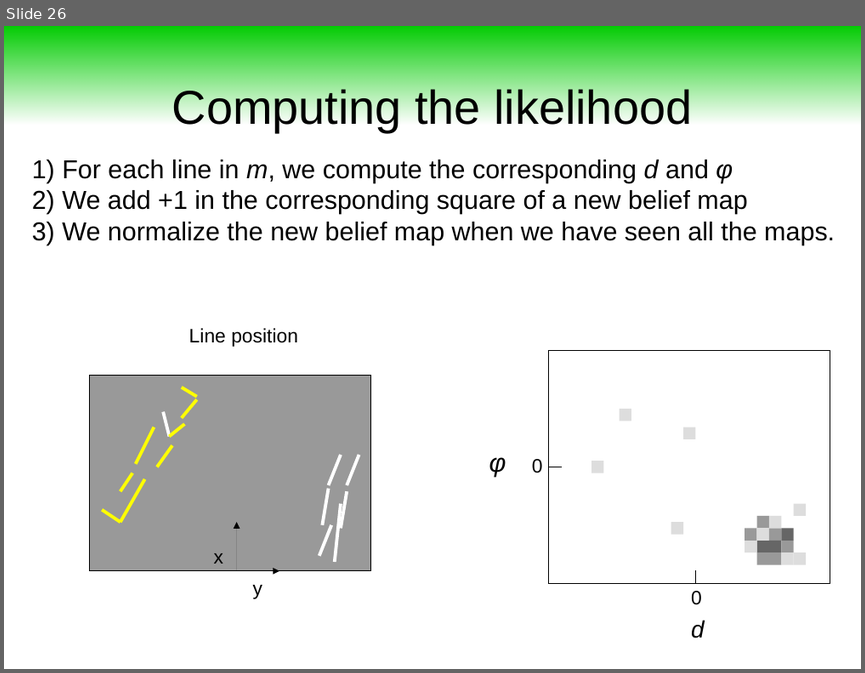
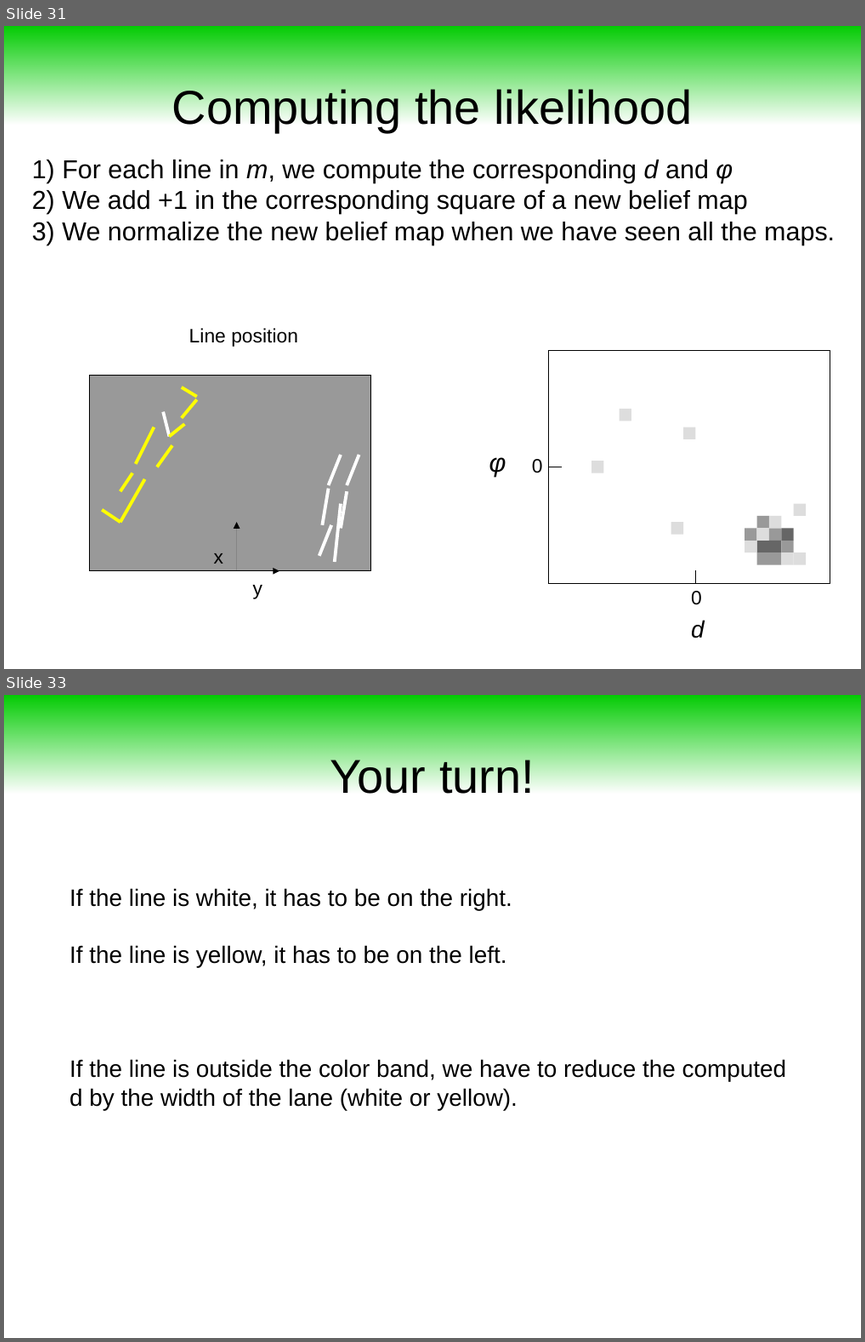
Before and after one commit to maivincent/MISE_presentations, a slide deck: step2_3_Lane_filter.odp. Shown one above the other, each under a label of ours: slide 26 before the commit, slides 31 and 33 after it; the slides between them are not shown. The pictures are 865x673 and 865x1342 pixels, drawn with LibreOffice and Linux fonts; fonts in the diff are those of the drawing. Boxes give left, top, right and bottom in pixels: in the first picture for what was removed or moved away, otherwise in the second. Text is boxed around its words. In the diff, an @@ line names an element or a change of style, - is before the commit and + after.

```diff
--- a/step2_3_Lane_filter.odp
+++ b/step2_3_Lane_filter.odp
@@ slide 33 added at (4, 695, 861, 1338), background #FFFFFF @@
@@ rectangle added at (4, 695, 861, 793), fill gradient #00CC00 @@
@@ title added at (330, 760, 534, 801), 44 pt, text #000000 @@
+Your turn!
@@ text added at (69, 888, 786, 1110), 22 pt, text #000000 @@
+If the line is white, it has to be on the right.
+If the line is yellow, it has to be on the left.
+If the line is outside the color band, we have to reduce the computed
+d by the width of the lane (white or yellow).
@@ what was slide 26 is now slide 31 @@
```
Also in this commit, not shown: 1 slide changed, 11 other slides added, 2 slides removed, 34 other files.
